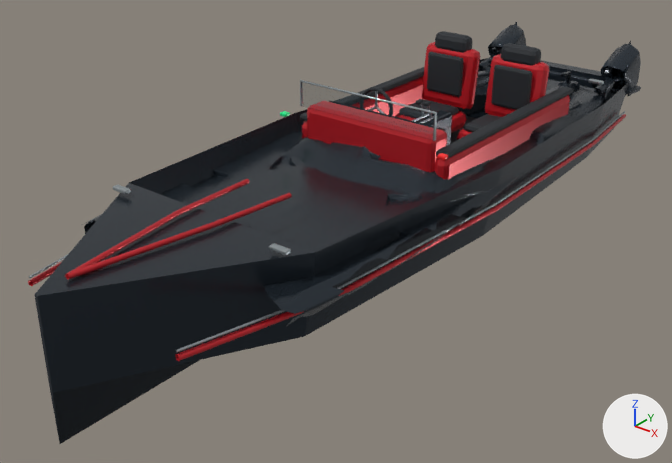
The glTF model lottominded-ultra.io/games/gothtechnology2/belle-isle-source/game/public/belle/vehicles/speedboat.glb: old version first, new version second.
Camera for both pictures: a 50 mm camera at (4.74, -6.75, 3.82) aimed at (-0.23, -0.54, -0.04). The lights are fixed; the arrows at lower right show +X, +Y and +Z. The picture after the commit comes second. Where no turn or scale is listed for an object, it has been applied to the vertices. Vertices at exactly the same position are counted once.

The first picture shows 'Speedboat_Brushed aluminium', 'Speedboat_Charcoal marine upholstery', 'Speedboat_Graphite clearcoat', 'Speedboat_Smoked windscreen', 'Speedboat_Vermilion marine paint' and 3 more.
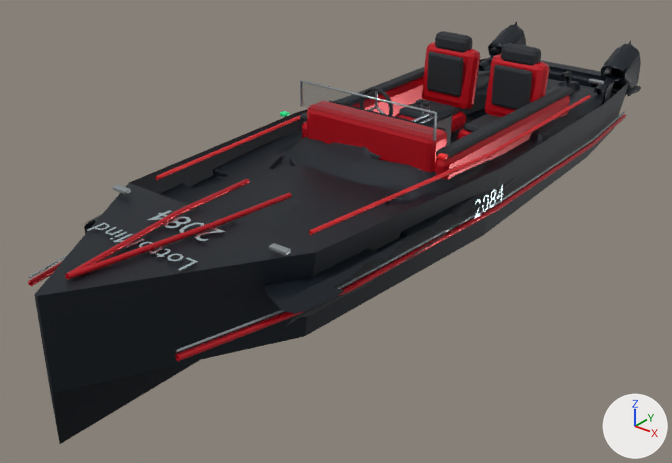
Changed parts and their boxes [x1, y1, x2, y2] in the pictures (672 x 463 px):
'Speedboat_2084 red accent paint', added: after [155, 95, 591, 235]
'Decal_LottoMind_2084', added: after [87, 184, 503, 270]
part 1 of me_tripo_mesh_1bae1a15_0077_4684_b0ad_8c05e9bd61fb, recoloured: [65, 23, 641, 325] in both

What the commit changed:
Material '2084 matte carbon fiber' (mat_2084_matte_carbon_fiber) is new.
Its base color is (0.009, 0.014, 0.021) (black #181f28).
Its metallic is 0.32.
Its roughness is 0.45.
Material '2084 red accent paint' (mat_2084_red_accent_paint) is new.
Its base color is (0.85, 0.018, 0.025) (red #ed242c).
Its metallic is 0.25.
Its roughness is 0.36.
Material '2084 metallic decal' (mat_2084_metallic_decal) is new.
Its base color is (0.69, 0.85, 0.9) (pale blue #d8edf3).
Its metallic is 0.92.
Its roughness is 0.2.
me_tripo_mesh_1bae1a15_0077_4684_b0ad_8c05e9bd61fb is used by ob_speedboat_graphite_clearcoat; location (0.0, 0.0, 0.0).
me_tripo_mesh_1bae1a15_0077_4684_b0ad_8c05e9bd61fb had 2677 vertices, 4974 faces and spanned x -1.2..1.2, y -3.9..3.9, z -0.34..1.11.
me_tripo_mesh_1bae1a15_0077_4684_b0ad_8c05e9bd61fb now has 2765 vertices, 5142 faces and spans x -1.2..1.2, y -3.9..3.9, z -0.34..1.11.
me_tripo_mesh_1bae1a15_0077_4684_b0ad_8c05e9bd61fb part 1: 4974 faces spanning x -1.2..1.2, y -3.9..3.9, z -0.34..1.11 switch from mat_graphite_clearcoat (dark blue #2c353d) to mat_2084_matte_carbon_fiber (black #181f28).
Edits to the shape of me_tripo_mesh_1bae1a15_0077_4684_b0ad_8c05e9bd61fb do not show in these pictures.
Mesh me_orange_sheer_warning is new.
It has 48 vertices, 64 faces and spans x -1.01..1.01, y -2.15..2.4, z 0.76..0.9.
It uses material mat_2084_red_accent_paint (red #ed242c).
Mesh me_2084_lettering is new.
It has 764 vertices, 1500 faces and spans x -1.19..1.19, y -0.16..2.99, z -0.4..0.0.
It uses material mat_2084_metallic_decal (pale blue #d8edf3).
Object 'Speedboat_2084 red accent paint' (ob_speedboat_2084_red_accent_paint) is new; it shows me_orange_sheer_warning.
Its location is (0.0, 0.0, 0.0).
Object 'Decal_LottoMind_2084' (ob_decal_lottomind_2084) is new; it shows me_2084_lettering.
Its location is (0.0, -2.95, 0.866).
